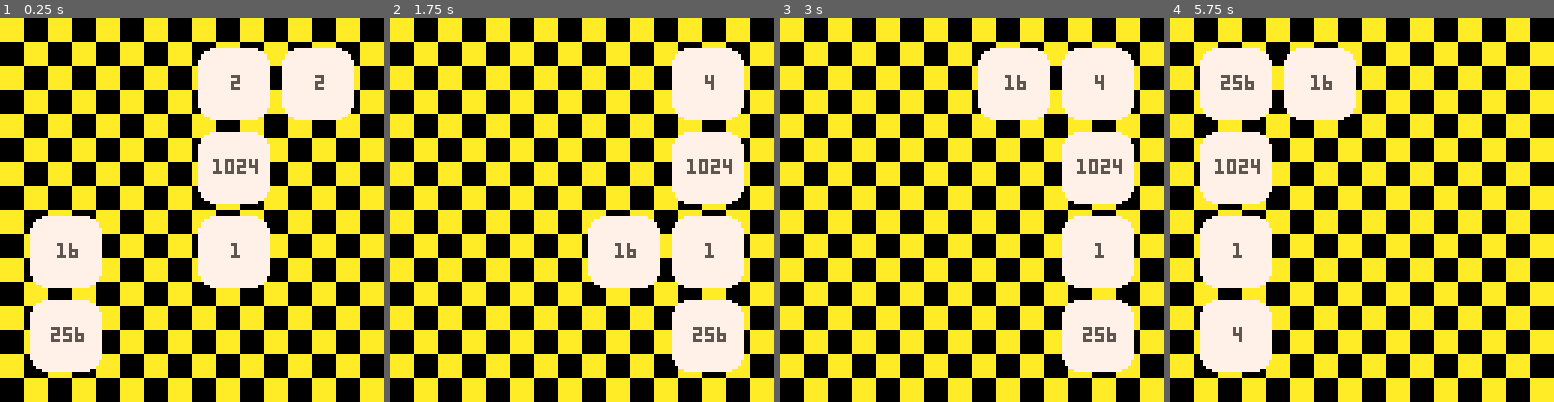
Above: before the commit, frames 1-4 (left to right).
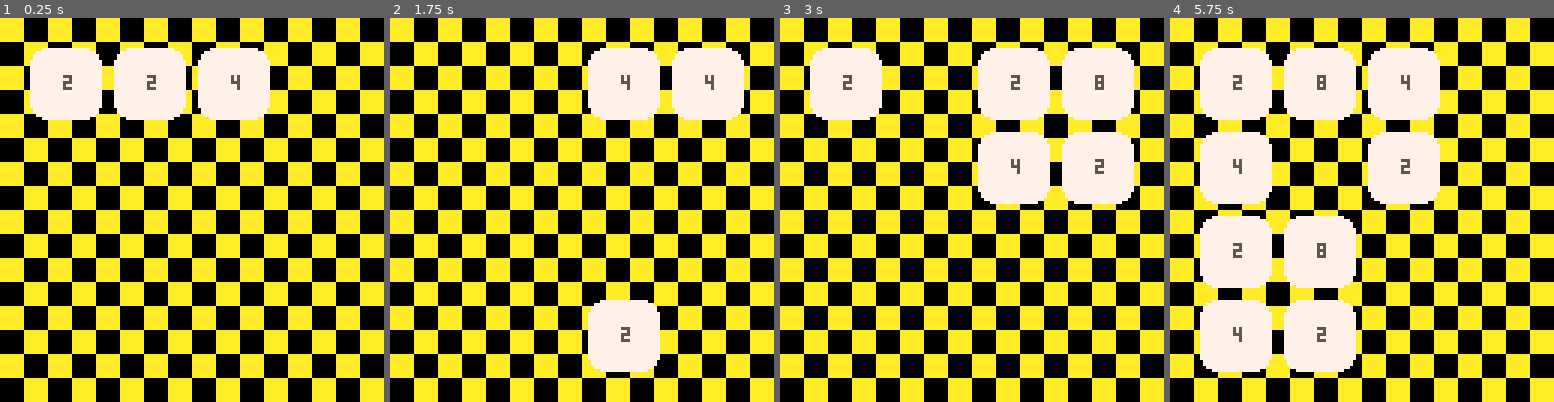
Above: after the commit, the same moments.

Repository: rbits0/2048-pico-8
Game: PICO-8 cartridge main.p8
Same seed, same stepped clock (60 frames per second), same inputs: the game is played once before the commit and once after it.
Inputs:
- Up to frame 1 (0.25 s): no input
- Up to frame 2 (1.75 s): hold Right from 1.6 s (still down)
- Up to frame 3 (3 s): release Right at 2.1 s; hold Up 2.15-2.42 s; hold Right from 2.47 s (still down)
- Up to frame 4 (5.75 s): release Right at 3.03 s; hold Left 3.08-3.58 s; hold Down 3.63-3.97 s; hold Right 4.02-4.68 s; hold Up 4.73-5.03 s; hold Left 5.08-5.68 s; hold Down from 5.73 s (still down)

The runs differ from the first frame. In frame 1, 23% of the frame differs, in the area x 7-93%, y 7-93%; in frame 2, 20%; in frame 3, 14%; in frame 4, 14%.

Commit message:
Add random tile every move

Diff:
--- a/board.lua
+++ b/board.lua
@@ -56,11 +56,18 @@
             obj:add_random_cell()
         end
 
+        -- obj.board = {
+        --     {nil, nil, Cell.new(2, 1, 3), Cell.new(2, 1, 4)},
+        --     {nil, nil, Cell.new(1024, 2, 3), nil},
+        --     {Cell.new(16, 3, 1), nil, Cell.new(1, 3, 3), nil},
+        --     {Cell.new(256, 4, 1), nil, nil, nil},
+        -- }
+
         obj.board = {
-            {nil, nil, Cell.new(2, 1, 3), Cell.new(2, 1, 4)},
-            {nil, nil, Cell.new(1024, 2, 3), nil},
-            {Cell.new(16, 3, 1), nil, Cell.new(1, 3, 3), nil},
-            {Cell.new(256, 4, 1), nil, nil, nil},
+            {Cell.new(2, 1, 1), Cell.new(2, 1, 2), Cell.new(4, 1, 3), nil},
+            {nil, nil, nil, nil},
+            {nil, nil, nil, nil},
+            {nil, nil, nil, nil},
         }
 
         return obj
@@ -105,6 +112,7 @@
             end
         end
 
+        self:add_random_cell()
     end,
 
 
